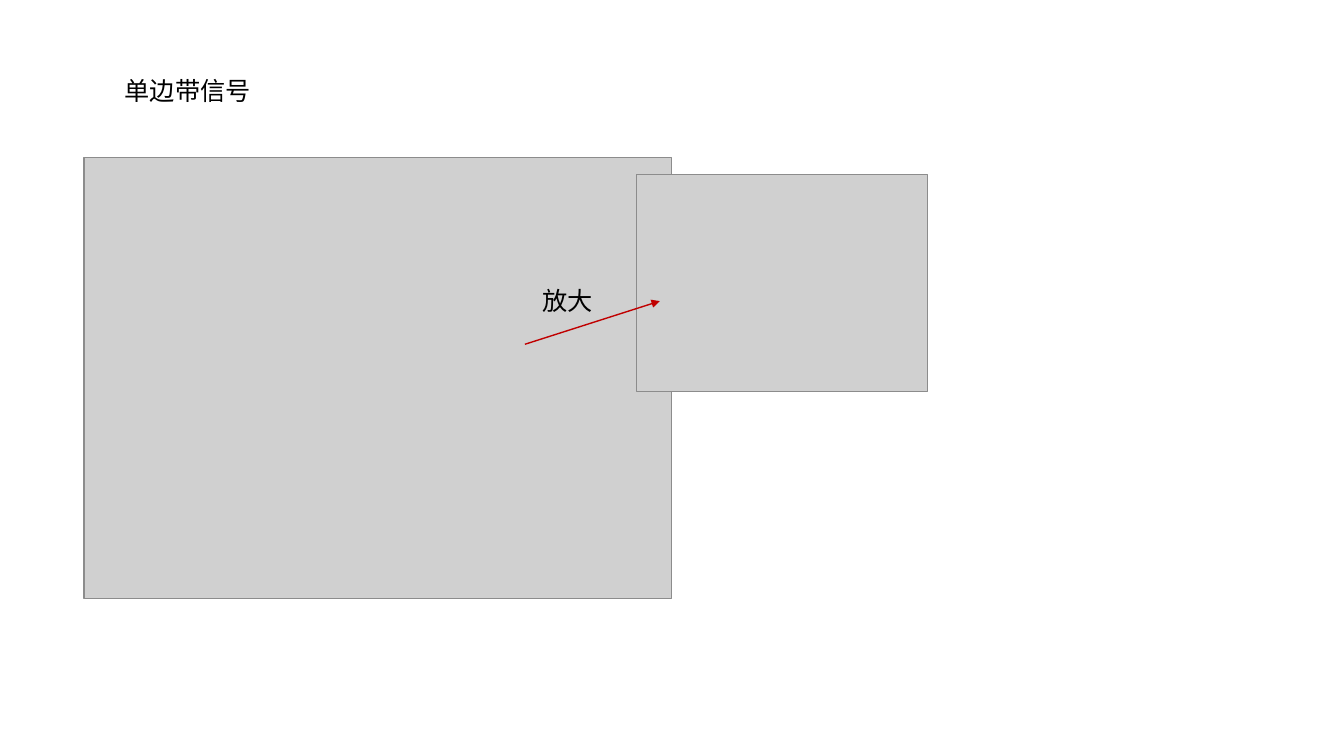
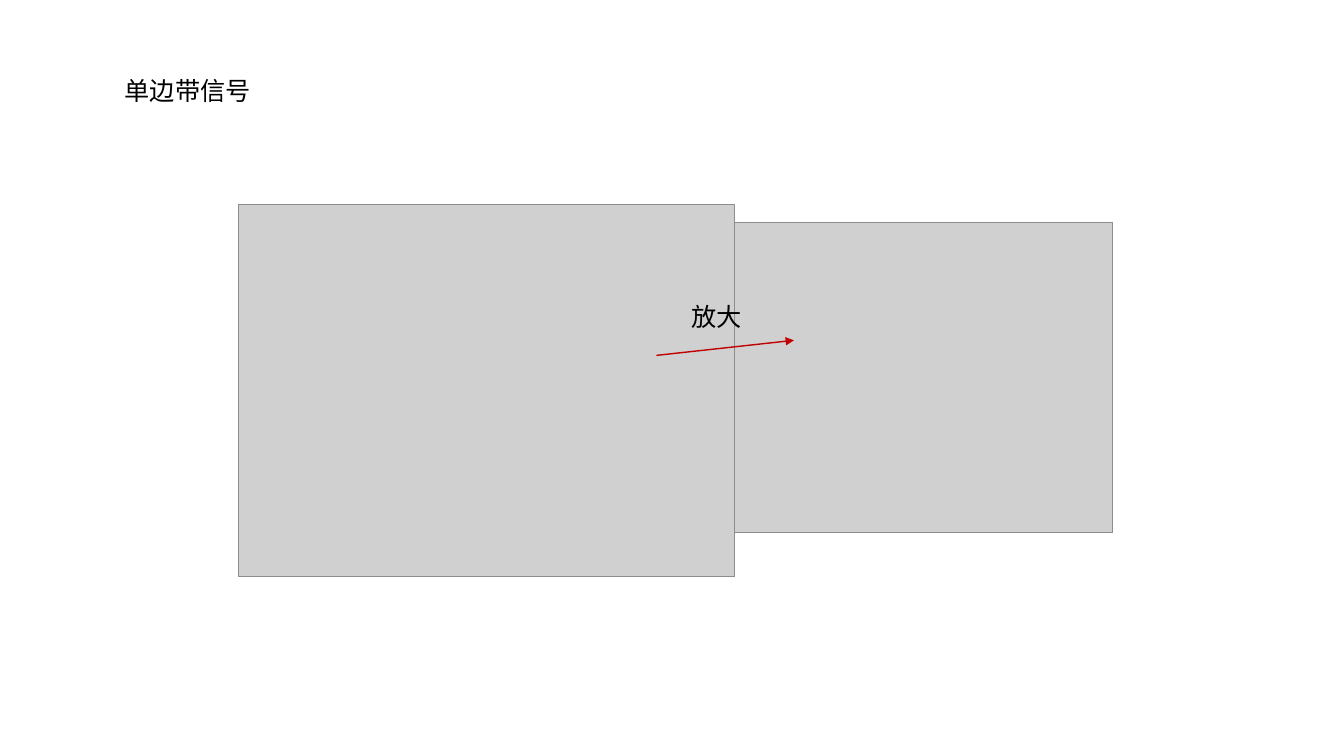
Before and after one commit to dadaguai007/KK, a slide deck: slide 1 of Note/图片存储.pptx. Drawn at 1344x756 pixels with LibreOffice and Linux fonts; fonts in the diff are those of the drawing; grey boxes stand for pictures. Boxes give left, top, right and bottom in pixels: in the first picture for what was removed or moved away, otherwise in the second. Text is boxed around its words. In the diff, an @@ line names an element or a change of style, - is before the commit and + after.

```diff
--- a/Note/图片存储.pptx
+++ b/Note/图片存储.pptx
@@ picture removed at box(637, 174, 928, 392) @@
@@ picture: place and size @@
-picture at box(84, 157, 671, 599)
+picture at box(238, 205, 735, 577)
@@ picture added at box(700, 223, 1113, 533) @@
@@ text "放大" rewrapped from box(542, 289, 592, 312) to box(691, 301, 741, 333) @@
@@ arrow moved from (525, 345) - (660, 301) to (656, 356) - (795, 341) @@
```
Also in this commit, not shown: 9 other slides changed, 1 slide added, 1 slide removed, 4 other files.
